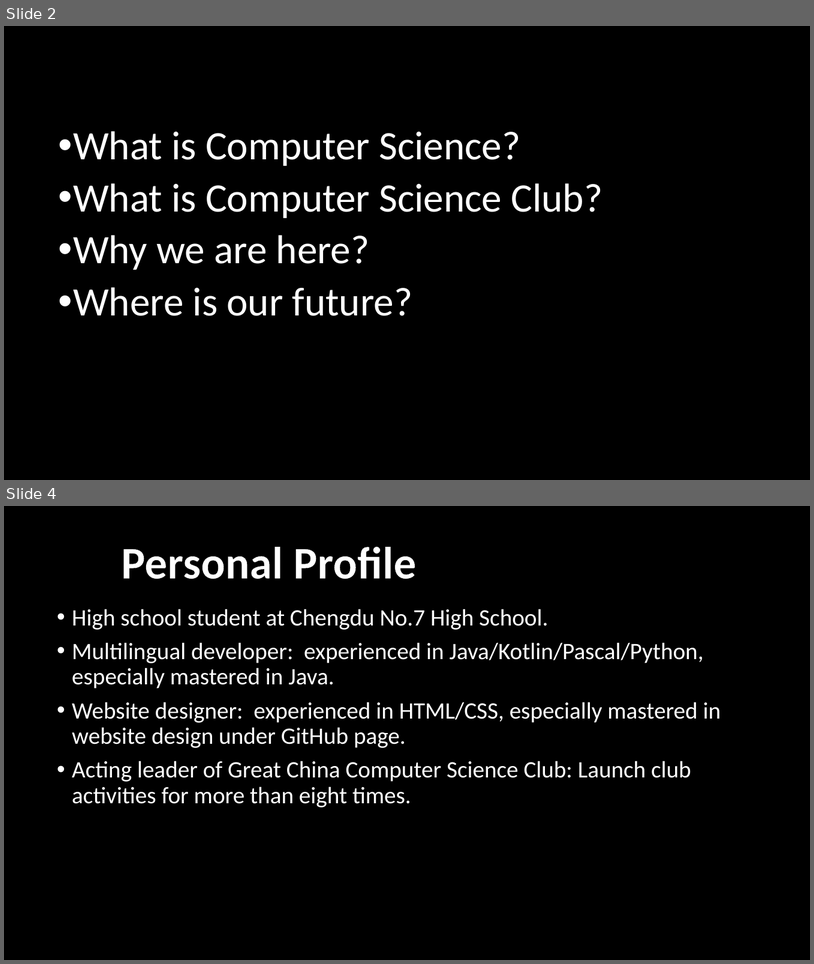
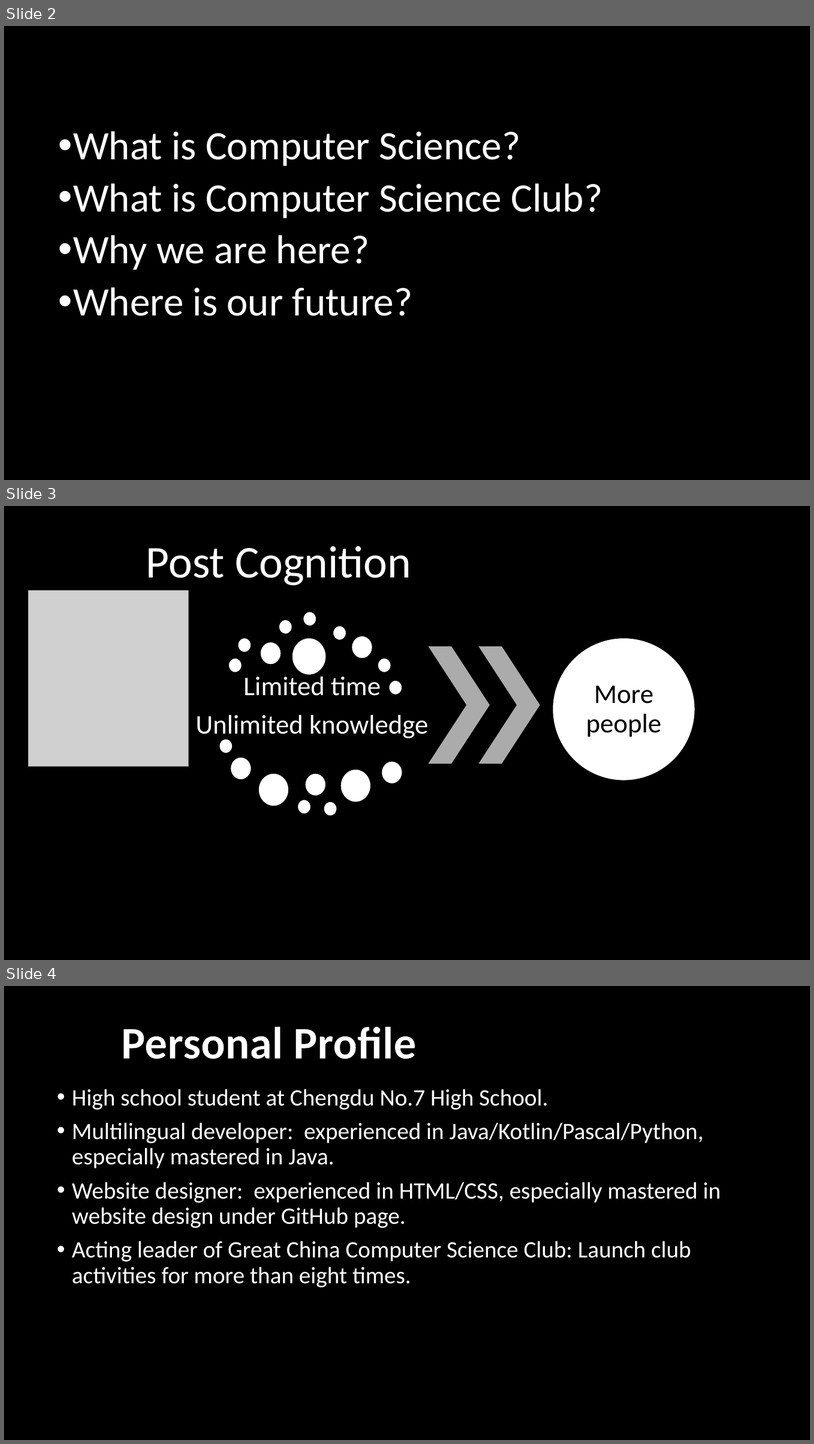
Before and after one commit to xungeer29/Resume, a slide deck: presentation/campaign presentation.pptx. Shown one above the other, each under a label of ours: slides 2 and 4 before the commit, slides 2, 3 and 4 after it; the slides between them are not shown. The pictures are 814x964 and 814x1444 pixels, drawn with LibreOffice and Linux fonts; fonts in the diff are those of the drawing; grey boxes stand for pictures; background and template pictures are left out. Boxes give left, top, right and bottom in pixels: in the first picture for what was removed or moved away, otherwise in the second. Text is boxed around its words. In the diff, an @@ line names an element or a change of style, - is before the commit and + after.

```diff
--- a/presentation/campaign presentation.pptx
+++ b/presentation/campaign presentation.pptx
@@ slide 3 added at <box>4,506,810,960</box>, background #000000 @@
@@ text added at <box>146,546,411,585</box>, 54 pt, text #FFFFFF @@
+Post Cognition
@@ picture added at <box>28,591,189,767</box> @@
@@ chevron added at <box>429,646,491,764</box>, fill #ABABAB @@
@@ chevron added at <box>479,646,540,764</box>, fill #ABABAB @@
@@ freeform shape added at <box>552,638,695,781</box>, fill #FFFFFF, outline #000000 1 pt, 32 pt, text #000000 @@
+More people
@@ group added at <box>186,611,440,816</box>: 18 ellipses, 1 free @@
+Limited time
+Unlimited knowledge
```
Also in this commit, not shown: 2 slides changed, 1 slide removed.
